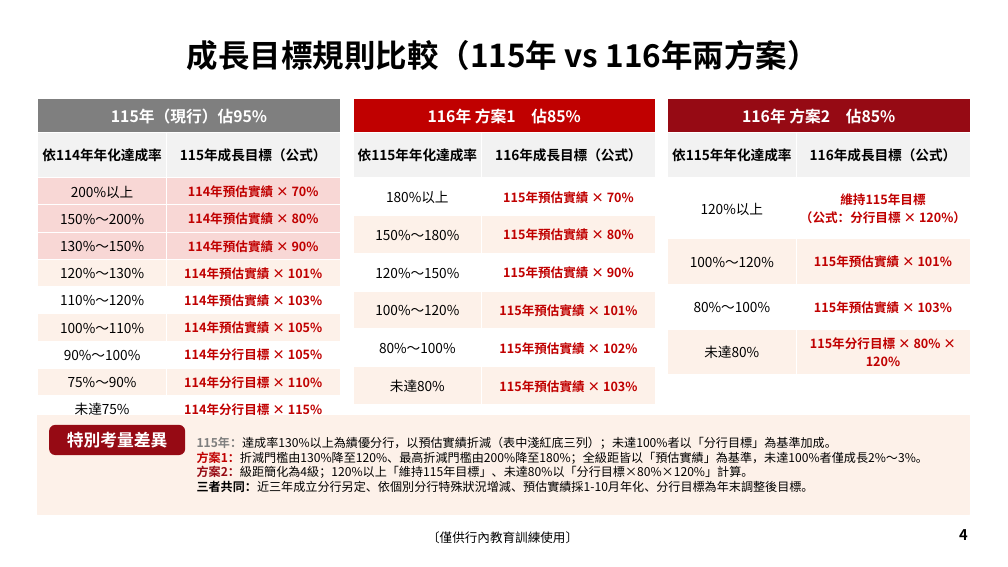
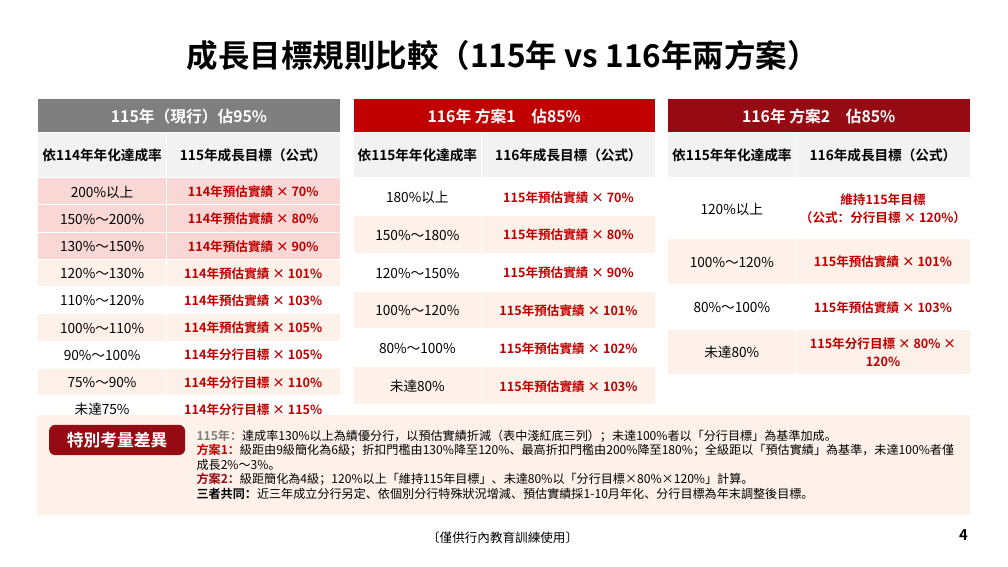
Before and after one commit to LuoGuoFong/TEST, a slide deck: slide 4 of output/財管手收目標訂定原則比較_115vs116方案.pptx. Drawn at 1008x567 pixels with LibreOffice and Linux fonts; fonts in the diff are those of the drawing; background and template pictures are left out. Boxes give left, top, right and bottom in pixels: in the first picture for what was removed or moved away, otherwise in the second. Text is boxed around its words. In the diff, an @@ line names an element or a change of style, - is before the commit and + after.

```diff
--- a/output/財管手收目標訂定原則比較_115vs116方案.pptx
+++ b/output/財管手收目標訂定原則比較_115vs116方案.pptx
@@ text at <box>197,443,955,470</box>: text changed @@
-方案1：折減門檻由130%降至120%、最高折減門檻由200%降至180%；全級距皆以「預估實績」為基準，未達100%者僅成長2%～3%。
+方案1：級距由9級簡化為6級；折扣門檻由130%降至120%、最高折扣門檻由200%降至180%；全級距以「預估實績」為基準，未達100%者僅成長2%～3%。
```
Also in this commit, not shown: 1 other slide changed, 2 slides added.
